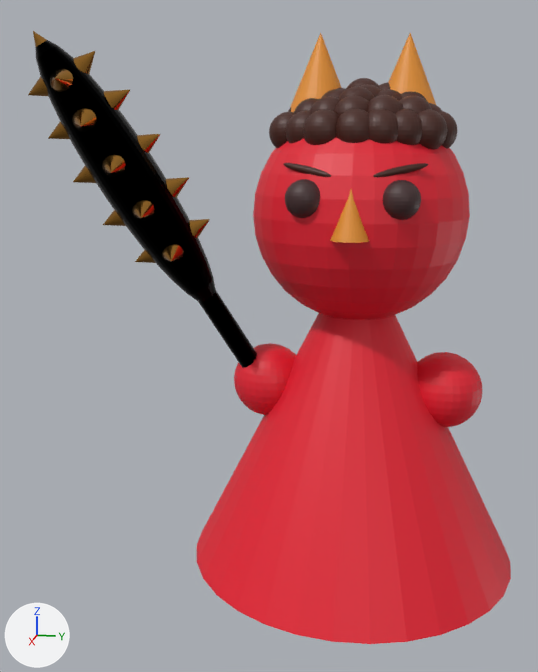
Two versions of the FBX model Assets/shota/Imports/newFolder/鬼/oni.fbx, one commit apart.
Rendered twice from a 50 mm lens placed at (4.41, 0.34, 1.48), pointed at (0.08, -0.52, 0.4). The lights are fixed; the arrows at lower left show +X, +Y and +Z. Where no turn or scale is listed for an object, it has been applied to the vertices.

The older version as bpy lines, for what is in view:
```python
me_円柱 = bpy.data.meshes.new('円柱')
me_円柱.from_pydata(...)  # 546 vertices, 546 faces; spans x -0.2..0.64, y -0.78..0.23, z -0.38..1.51
me_円柱.materials.append(mat_konbou)  # black #000000
me_円錐 = bpy.data.meshes.new('円錐')
me_円錐.from_pydata(...)  # a 32-sided cone pointing to +z spanning x -1.0..1.0, y -1.0..1.0, z -1.0..1.0; a UV sphere (32 segments, 16 rings, poles along z) spanning x -0.62..0.62, y -0.62..0.62, z 0.51..1.76; a UV sphere (32 segments, 16 rings, poles along z) spanning x -0.23..0.23, y 0.31..0.76, z -0.13..0.33; a UV sphere (32 segments, 16 rings, poles along z) spanning x -0.23..0.23, y -0.76..-0.31, z -0.13..0.33
me_円錐.materials.append(mat_body)  # red #e71b30
me_円錐_024 = bpy.data.meshes.new('円錐.024')
me_円錐_024.from_pydata(...)  # 693 vertices, 693 faces; spans x -0.399..0.373, y -0.668..0.16, z -0.06..1.126
me_円錐_024.materials.append(mat_tubutubu)  # brown #b27f38
me_球_001 = bpy.data.meshes.new('球.001')
me_球_001.from_pydata(...)  # 23136 vertices, 24576 faces; spans x -0.494..0.491, y -0.507..0.523, z -0.295..0.11
me_球_001.materials.append(mat_hair)  # brown #461f13
ob_body = bpy.data.objects.new('body', me_円錐)
ob_body.location = (0.0, 0.0, 0.0)
ob_hair = bpy.data.objects.new('hair', me_球_001)
ob_hair.location = (0.0, 0.0, 1.779)
ob_konbou = bpy.data.objects.new('konbou', me_円柱)
ob_konbou.location = (0.208, -0.777, 0.518)
ob_tubutubu = bpy.data.objects.new('tubutubu', me_円錐_024)
ob_tubutubu.location = (0.57, -0.961, 0.937)
# also in view: 'horn' at (0.0, 0.0, 1.83); 'nose' at (0.59, 0.0, 1.18); 'eye' at (0.54, 0.0, 1.25)
```
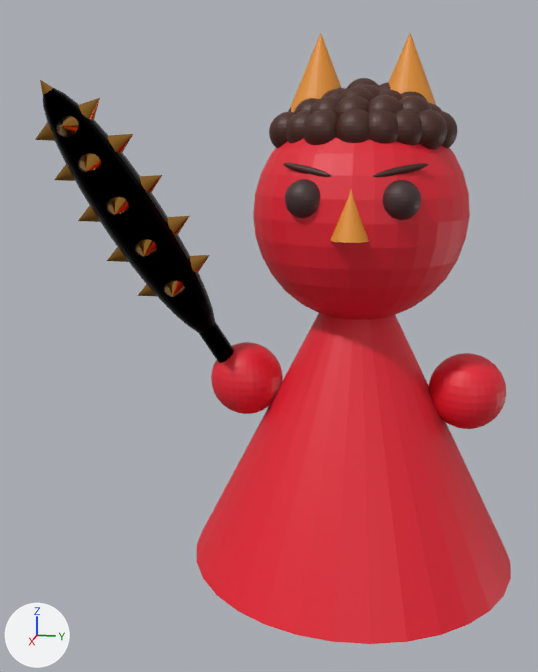
Boxes [x1, y1, x2, y2] around the edits, measured in the pictures (538 x 672 px; the box of a moved part takes in the faces that stretch with it):
```json
{"object": "body", "change": "reshaped, moved, rescaled", "before": [197, 136, 511, 644], "after": [197, 33, 511, 644]}
{"object": "Rhand(weapon)", "change": "added", "after": [35, 80, 283, 414], "on screen": "black", "faces in mat_konbou (black #000000)": [43, 88, 234, 363], "faces in mat_tubutubu (brown #b27f38)": [35, 80, 209, 298], "faces in mat_body (red #e71b30)": [211, 342, 283, 414]}
{"object": "konbou", "change": "deleted", "before": [35, 40, 257, 368], "on screen": "black"}
{"object": "Lhand", "change": "added", "after": [429, 353, 506, 429], "on screen": "red"}
{"object": "tubutubu", "change": "deleted", "before": [28, 31, 210, 263], "on screen": "brown"}
{"part": 1, "of": "me_円錐", "change": "moved or reshaped", "before": [197, 313, 511, 644], "after": [291, 33, 342, 112]}
{"part": 2, "of": "me_円錐", "change": "added", "after": [197, 313, 511, 644], "on screen": "red"}
{"part": 3, "of": "me_円錐", "change": "deleted", "before": [417, 352, 482, 427], "on screen": "red"}
{"part": 4, "of": "me_円錐", "change": "deleted", "before": [234, 343, 296, 415], "on screen": "red"}
{"object": "hair", "change": "unchanged, covered by the edit", "before": [269, 78, 457, 150]}
{"object": "horn", "change": "unchanged, covered by the edit", "before": [291, 33, 436, 112]}
{"object": "eye", "change": "unchanged, covered by the edit", "before": [285, 179, 421, 220]}
```

Scene script edits in JSON lines:
```json
{"block": "me_円錐", "where": "me_円錐.from_pydata(...)  # 1479 vertices, 1569 faces; spans x -1.0..1.0, y -1.0..1.0, z -1.0..1.76"}
{"block": "me_円錐", "where": "# used by ob_body; location = (0.0, 0.0, 0.0)"}
{"block": "me_円錐", "change": "me_円錐 part 1: the loose piece of 33 vertices spanning x -1.0..1.0, y -1.0..1.0, z -1.0..1.0 is moved by (-0.02, -0.98, 4.11), in mat_horn (orange #e79330)"}
{"block": "me_円錐", "change": "me_円錐 part 2: a new loose piece, a 32-sided cone pointing to +z spanning x -4.02..3.98, y -4.0..4.0, z -5.35..1.32, in mat_body (red #e71b30)"}
{"block": "me_円錐", "change": "me_円錐 part 3: the loose piece of 482 vertices spanning x -0.23..0.23, y 0.31..0.76, z -0.13..0.33 is deleted"}
{"block": "me_円錐", "change": "me_円錐 part 4: the loose piece of 482 vertices spanning x -0.23..0.23, y -0.76..-0.31, z -0.13..0.33 is deleted"}
{"op": "add", "block": "me_円錐", "code": "me_円錐.materials.append(mat_horn)  # orange #e79330"}
{"op": "add", "block": "me_円錐", "code": "me_円錐.materials.append(mat_hair)  # brown #461f13"}
{"op": "add", "block": "me_円錐", "code": "me_円錐.materials.append(mat_eye)  # brown #442c2c"}
{"op": "add", "block": "me_円錐_002", "code": ["me_円錐_002 = bpy.data.meshes.new('円錐.002')", "me_円錐_002.from_pydata(...)  # a UV sphere (32 segments, 16 rings, poles along z) spanning x -0.226..0.226, y -0.226..0.226, z -0.226..0.226", "me_円錐_002.materials.append(mat_body)  # red #e71b30"]}
{"op": "add", "block": "me_円錐_004", "code": ["me_円錐_004 = bpy.data.meshes.new('円錐.004')", "me_円錐_004.from_pydata(...)  # 1721 vertices, 1751 faces; spans x -0.23..0.83, y -0.99..0.23, z -0.23..1.75", "# faces by material slot: [512, 546, 693]", "me_円錐_004.materials.append(mat_body)  # red #e71b30", "me_円錐_004.materials.append(mat_konbou)  # black #000000", "me_円錐_004.materials.append(mat_tubutubu)  # brown #b27f38"]}
{"op": "remove", "block": "ob_tubutubu", "code": ["ob_tubutubu = bpy.data.objects.new('tubutubu', me_円錐_024)", "ob_tubutubu.location = (0.57, -0.961, 0.937)"]}
{"op": "remove", "block": "ob_konbou", "code": ["ob_konbou = bpy.data.objects.new('konbou', me_円柱)", "ob_konbou.location = (0.208, -0.777, 0.518)"]}
{"op": "set", "path": "ob_body.location", "old": "(0.0, 0.0, 0.0)", "new": "(0.006, 0.0, 0.605)"}
{"op": "set", "path": "ob_body.scale", "old": "(1.0, 1.0, 1.0)", "new": "(0.25, 0.25, 0.3)"}
{"op": "add", "block": "ob_lhand", "code": ["ob_lhand = bpy.data.objects.new('Lhand', me_円錐_002)", "ob_lhand.location = (0.0, 0.669, 0.1)"]}
{"op": "add", "block": "ob_rhand_weapon", "code": ["ob_rhand_weapon = bpy.data.objects.new('Rhand(weapon)', me_円錐_004)", "ob_rhand_weapon.location = (0.0, -0.681, 0.1)"]}
```
